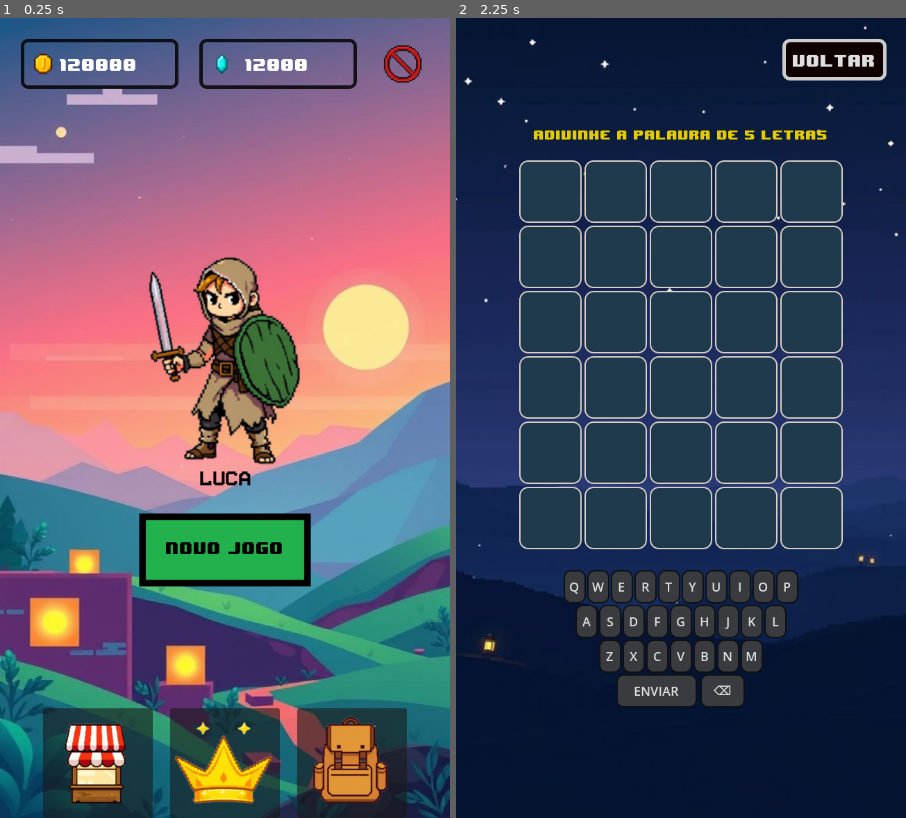
Above: before the commit, frames 1-2 (left to right).
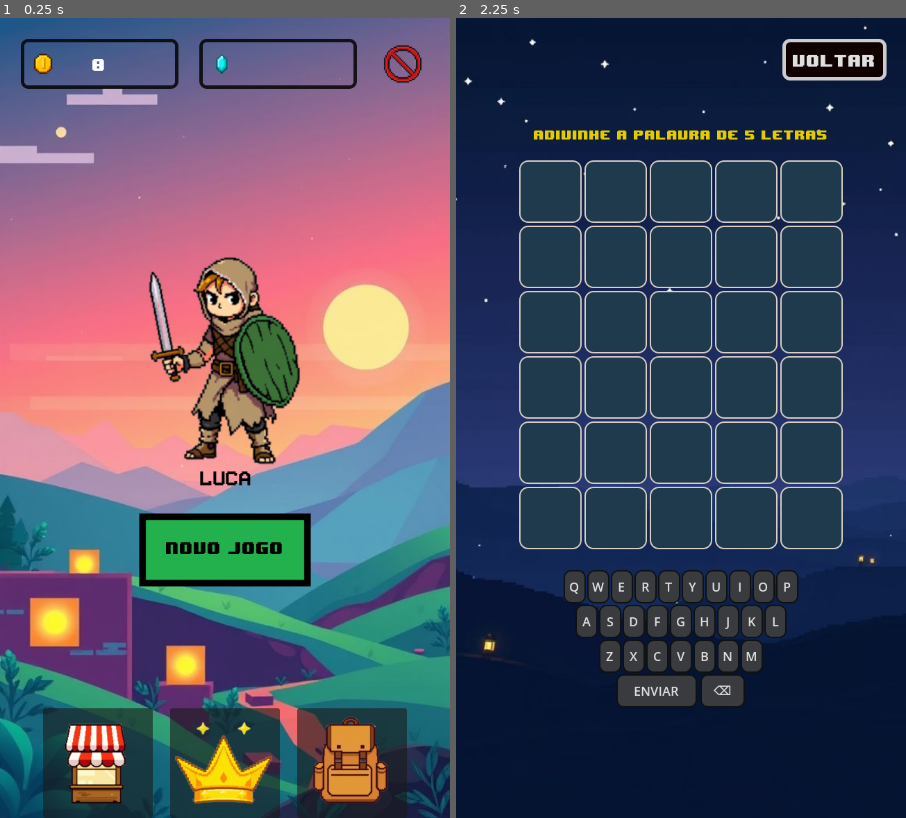
Above: after the commit, the same moments.

Repository: cryptofabrikah-oss/wordmix
Game: Godot game, scene res://scenes/Start.tscn
Same seed, same stepped clock (60 frames per second), same inputs: the game is played once before the commit and once after it.
Inputs (mouse positions are in pixels of both pictures, inside the frame that each line leads up to):
- Up to frame 1 (0.25 s): no input
- Up to frame 2 (2.25 s): click "LUCA" at 0.5 s; click "VOLTAR" at 1.25 s; click (555, 762) at 2 s

The runs differ from the first frame. In frame 1, 0.4% of the frame differs, in the area x 13-69%, y 5-7%; in frame 2, nothing differs.

Commit message:
update GOLD func

Diff:
--- a/project.godot
+++ b/project.godot
@@ -14,6 +14,10 @@
 run/main_scene="uid://dnvojhvof7qld"
 config/features=PackedStringArray("4.4")
 
+[autoload]
+
+Global="*res://scripts/Global.gd"
+
 [display]
 
 window/size/viewport_width=648
--- a/scenes/Rank.tscn
+++ b/scenes/Rank.tscn
@@ -1,6 +1,6 @@
 [gd_scene load_steps=5 format=3 uid="uid://b23ocu8soryq6"]
 
-[ext_resource type="Script" uid="uid://6g85xvq5yur7" path="res://rank.gd" id="1_g8rdk"]
+[ext_resource type="Script" uid="uid://6g85xvq5yur7" path="res://scripts/rank.gd" id="1_g8rdk"]
 [ext_resource type="Texture2D" uid="uid://bcjhrl03jnufo" path="res://assets/game.jpeg" id="2_2kw6p"]
 [ext_resource type="FontFile" uid="uid://c35u4i2axngsu" path="res://fonts/8-BIT WONDER.TTF" id="2_4xgk3"]
 [ext_resource type="Theme" uid="uid://crbnt5dn6w7by" path="res://themes/new_theme.tres" id="2_60f4y"]
--- a/scenes/Start.tscn
+++ b/scenes/Start.tscn
@@ -79,7 +79,6 @@
 anchor_bottom = 1.0
 grow_horizontal = 2
 grow_vertical = 2
-text = "120000"
 horizontal_alignment = 1
 vertical_alignment = 1
 
@@ -105,7 +104,6 @@
 anchor_bottom = 1.0
 grow_horizontal = 2
 grow_vertical = 2
-text = "12000"
 horizontal_alignment = 1
 vertical_alignment = 1
 
--- a/scenes/end_game.gd
+++ /dev/null
@@ -1,12 +0,0 @@
-extends Control
-
-@onready var btn_new_game: Button = $NewGameButton
-@onready var btn_exit_game: Button = $ExitButton
-
-func _ready():
-	btn_new_game.pressed.connect(_on_new_game_pressed)
-	btn_exit_game.pressed.connect(_on_new_game_pressed)
-
-func _on_new_game_pressed():
-	# Carrega novamente a cena principal (main.tscn)
-	get_tree().change_scene_to_file("res://scenes/Main.tscn")
--- a/scenes/end_game.tscn
+++ b/scenes/end_game.tscn
@@ -1,11 +1,12 @@
-[gd_scene load_steps=7 format=3 uid="uid://xyafmi8rpo0i"]
+[gd_scene load_steps=8 format=3 uid="uid://xyafmi8rpo0i"]
 
-[ext_resource type="Script" uid="uid://bowub5s73ysx3" path="res://scenes/end_game.gd" id="1_0py74"]
+[ext_resource type="Script" uid="uid://bowub5s73ysx3" path="res://scripts/end_game.gd" id="1_0py74"]
 [ext_resource type="FontFile" uid="uid://2ausagro6kfw" path="res://fonts/PressStart2P-Regular.ttf" id="2_0h6i1"]
 [ext_resource type="Texture2D" uid="uid://bfyc5mvo4ymbc" path="res://assets/box_endgame.svg" id="2_0py74"]
 [ext_resource type="Texture2D" uid="uid://bcjhrl03jnufo" path="res://assets/game.jpeg" id="2_6lcay"]
 [ext_resource type="Texture2D" uid="uid://qyhuytr0yxo7" path="res://assets/newgame.png" id="2_uwdrl"]
 [ext_resource type="Texture2D" uid="uid://bxi03a0bwrwh4" path="res://Basic_GUI_Bundle/ButtonsText/PremadeButtons_XRed.png" id="4_5pifh"]
+[ext_resource type="Theme" uid="uid://crbnt5dn6w7by" path="res://themes/new_theme.tres" id="7_plvne"]
 
 [node name="EndGame" type="Control"]
 layout_mode = 3
@@ -102,10 +103,10 @@
 anchor_top = 0.5
 anchor_right = 0.5
 anchor_bottom = 0.5
-offset_left = -21.0
+offset_left = 169.0
 offset_top = -225.0
-offset_right = 1146.0
-offset_bottom = 141.0
+offset_right = 472.0
+offset_bottom = 50.0
 grow_horizontal = 2
 grow_vertical = 2
 scale = Vector2(0.22, 0.22)
@@ -113,3 +114,14 @@
 flat = true
 icon_alignment = 2
 vertical_icon_alignment = 0
+
+[node name="Gold" type="Label" parent="."]
+layout_mode = 0
+offset_left = 201.0
+offset_top = 685.0
+offset_right = 451.0
+offset_bottom = 779.0
+theme = ExtResource("7_plvne")
+theme_override_colors/font_color = Color(0, 0, 0, 1)
+horizontal_alignment = 1
+vertical_alignment = 1
--- a/scenes/start.gd
+++ b/scenes/start.gd
@@ -3,6 +3,7 @@
 # TopBar
 @onready var gold_line = $TopBar/gold_line
 @onready var crystal_line = $TopBar/crystal_line
+@onready var gold_num: Label = $TopBar/gold_line/gold_num  # Label que mostra o gold
 # CenterBox
 @onready var start_btn = $CenterBox/StartB
 @onready var playerselect_btn = $CenterBox/PLayerB
@@ -19,6 +20,16 @@
 	start_btn.pressed.connect(_on_start_pressed)
 	playerselect_btn.pressed.connect(_on_player_pressed)
 
+	# Atualiza o gold ao abrir o menu
+	_update_gold()
+
+func _update_gold() -> void:
+	if gold_num:
+		gold_num.text = str(Global.gold)
+
+# Opcional: atualizar dinamicamente a cada frame
+# func _process(delta):
+#     _update_gold()
 
 # Novo jogo
 func _on_start_pressed():
--- /dev/null
+++ b/scripts/Global.gd
@@ -0,0 +1,12 @@
+extends Node
+
+var points: int = 0
+var gold: int = 0
+
+# Adiciona uma quantidade de pontos
+func add_points(amount: int) -> void:
+	points += amount
+
+# Adiciona uma quantidade de gold
+func add_gold(amount: int) -> void:
+	gold += amount
--- a/scripts/Main.gd
+++ b/scripts/Main.gd
@@ -10,19 +10,18 @@
 @onready var keyboard: Node = $VBox/Keyboard
 @onready var backbutton: Button = $ButtonPanel/backbutton
 
-
 var answer: String = ""
 var row: int = 0
 var col: int = 0
+var current_guess: String = ""
 var words: PackedStringArray
 var words_map: Dictionary
-var current_guess: String = ""
-
 var mode: GameMode = GameMode.INFINITE
 var rng: RandomNumberGenerator = RandomNumberGenerator.new()
 
 func _ready() -> void:
 	backbutton.pressed.connect(_on_backbutton_pressed)
+
 	# Load words
 	var f: FileAccess = FileAccess.open("res://data/words.txt", FileAccess.READ)
 	var content: String = f.get_as_text()
@@ -37,8 +36,6 @@
 	keyboard.letter_pressed.connect(_on_key_letter)
 	keyboard.enter_pressed.connect(_on_key_enter)
 	keyboard.backspace_pressed.connect(_on_key_backspace)
-	#mode_btn.pressed.connect(_toggle_mode)
-#	newgame_btn.pressed.connect(_new_game)
 
 	# Init
 	_build_grid()
@@ -62,7 +59,6 @@
 func _build_grid() -> void:
 	_clear_children(grid)
 	grid.columns = WORD_SIZE
-
 	for r in range(MAX_TRIES):
 		for c in range(WORD_SIZE):
 			var tile: Control = load("res://scenes/Tile.tscn").instantiate() as Control
@@ -71,10 +67,6 @@
 func _clear_children(container: Control) -> void:
 	for child in container.get_children():
 		child.queue_free()
-
-func _toggle_mode() -> void:
-	mode = GameMode.INFINITE
-	_new_game()
 
 func _new_game() -> void:
 	row = 0
@@ -89,16 +81,12 @@
 	_update_status()
 
 func _pick_answer() -> void:
-#	if mode == GameMode.DAILY:
-#		answer = _pick_daily_word()
-#	else:
 	rng.randomize()
-	answer = words_map.keys()[rng.randi_range(0, words_map.keys().size()-1)]
+	answer = words_map.keys()[rng.randi_range(0, words_map.keys().size() - 1)]
 
 func _update_status(text: String = "") -> void:
 	if text == "":
-		var base: String = "Adivinhe a palavra de 5 letras"
-		status_lbl.text = base
+		status_lbl.text = "Adivinhe a palavra de 5 letras"
 	else:
 		status_lbl.text = text
 
@@ -124,25 +112,47 @@
 	if col < WORD_SIZE:
 		_flash_status("Palavra incompleta.")
 		return
+
 	var guess: String = current_guess.to_upper()
 	if not words_map.keys().has(guess):
 		_flash_status("Palavra nao existe.")
-		#_clear()
 		return
+
 	_reveal_guess(words_map.get(guess))
 	current_guess = ""
 	col = 0
+
+	var gold_this_round: int = 0
+	var points_this_round: int = 0
+
 	if guess == answer:
+		var TRIE = 6 - row
+		points_this_round = 5 * TRIE
+		gold_this_round = 10 * TRIE
 		_update_status("Parabens! Voce acertou.")
-		_lock_input()
+		_lock_input(points_this_round, gold_this_round)
 		return
+
 	row += 1
 	if row >= MAX_TRIES:
+		points_this_round = 5  # pontos de consolação
+		gold_this_round = 10    # gold de consolação
 		_update_status("Fim de jogo. A palavra era: %s" % answer)
-		_lock_input()
+		_lock_input(points_this_round, gold_this_round)
 
-func _lock_input() -> void:
-	get_tree().change_scene_to_file("res://scenes/end_game.tscn")
+func _lock_input(points_this_round: int, gold_this_round: int) -> void:
+	# Atualiza os valores globais
+	Global.add_points(points_this_round)
+	Global.add_gold(gold_this_round)
+
+	# Cria e passa os valores para o end_game
+	var end_scene: Control = load("res://scenes/end_game.tscn").instantiate()
+	end_scene.points_earned = points_this_round
+	end_scene.gold_earned = gold_this_round
+
+	get_tree().root.add_child(end_scene)
+	get_tree().current_scene.queue_free()
+	get_tree().current_scene = end_scene
 
 func _reveal_guess(guess: String) -> void:
 	var freq: Dictionary = {}
@@ -175,20 +185,6 @@
 		tile.set_state(states[i])
 		keyboard.set_letter_state(guess[i], states[i])
 
-func _clear() -> void:
-	for i in range(WORD_SIZE):
-		var idx: int = row * WORD_SIZE + i
-		var tile: Node = grid.get_child(idx)
-		tile.set_letter("")      # limpa a letra
-		tile.set_state("empty")  # volta ao estado vazio
-
-func _pick_daily_word() -> String:
-	var unix_time: int = Time.get_unix_time_from_system()
-	var days: int = int(floor(unix_time / 86400.0))
-	var local_rng: RandomNumberGenerator = RandomNumberGenerator.new()
-	local_rng.seed = days
-	return words_map.keys()[local_rng.randi_range(0, words_map.keys().size()-1)]
-
 func _flash_status(t: String) -> void:
 	status_lbl.text = t
 	status_lbl.modulate = Color(1, 0.7, 0.7, 1)
--- /dev/null
+++ b/scripts/end_game.gd
@@ -0,0 +1,24 @@
+extends Control
+
+@onready var gold_label: Label = $Gold
+@onready var btn_new_game: Button = $NewGameButton
+@onready var btn_exit_game: Button = $ExitButton
+
+# Pontos e gold ganhos nesta rodada
+var points_earned: int = 0
+var gold_earned: int = 0
+
+func _ready():
+	gold_label.text = str(gold_earned)
+
+	# Conecta os botões
+	btn_new_game.pressed.connect(_on_new_game_pressed)
+	btn_exit_game.pressed.connect(_on_exit_pressed)
+
+func _on_new_game_pressed():
+	# Vai para a cena principal
+	get_tree().change_scene_to_file("res://scenes/Main.tscn")
+
+func _on_exit_pressed():
+	# Volta para o menu Start
+	get_tree().change_scene_to_file("res://scenes/Start.tscn")
Not shown, added: data/wordstest.txt
Not shown, added: scripts/Global.gd.uid
Renamed: scenes/end_game.gd.uid -> scripts/end_game.gd.uid
Renamed: rank.gd -> scripts/rank.gd
Renamed: rank.gd.uid -> scripts/rank.gd.uid
